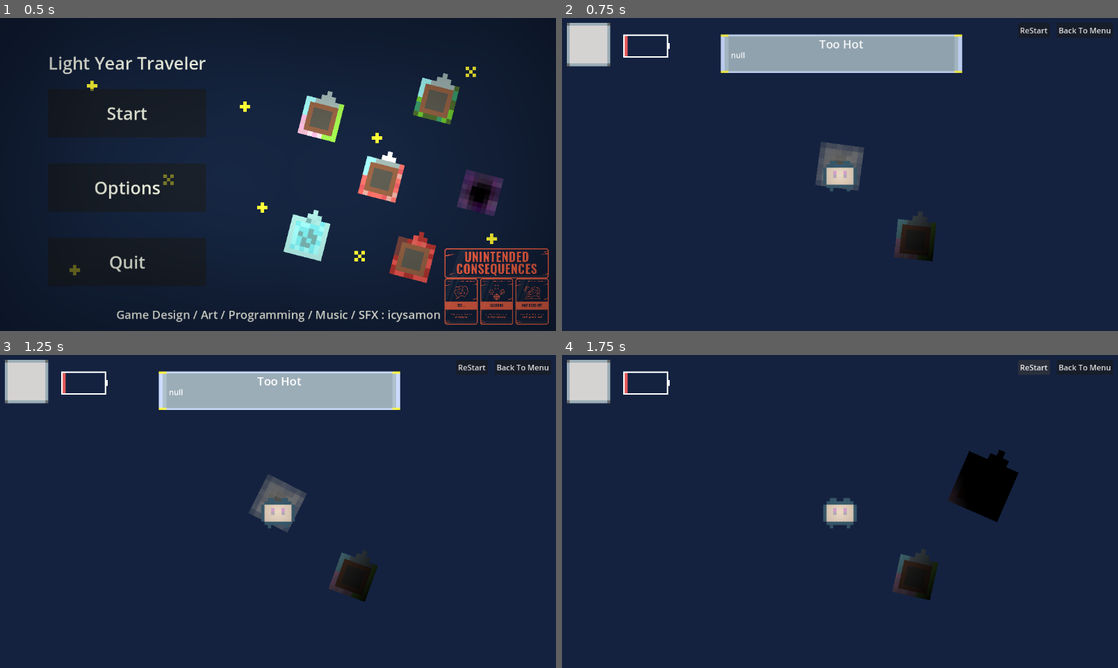
Above: before the commit, frames 1-4 (two rows, left to right).
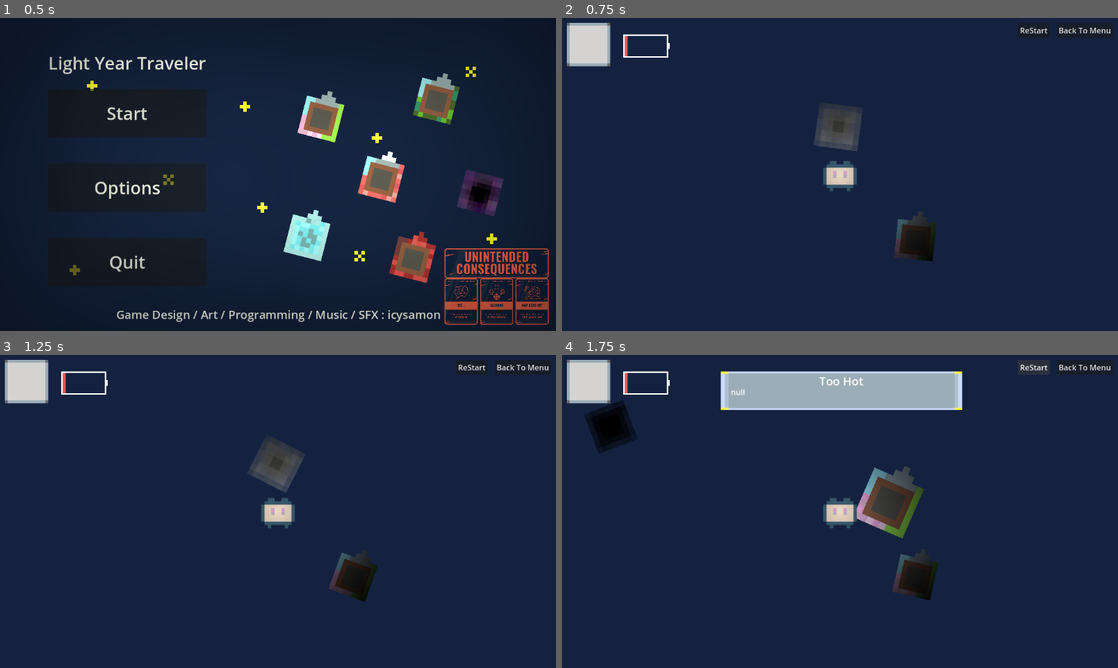
Above: after the commit, the same moments.

Repository: icysamon/LightYearsTraveler
Game: Godot game, scene res://scene/main/menu.tscn
Same seed, same stepped clock (60 frames per second), same inputs: the game is played once before the commit and once after it. The engine's default icon, where the game draws it, is replaced by a stand-in: a white triangle on a blue panel in a dark square.
Inputs:
- Up to frame 1 (0.5 s): no input
- Up to frame 2 (0.75 s): click "Start" at 0.5 s
- Up to frame 3 (1.25 s): no input
- Up to frame 4 (1.75 s): click "ReStart" at 1.25 s

Frame 1 is identical in both runs. In frame 2, 6.9% of the frame differs, in the area x 28-72%, y 5-56%; in frame 3, 6.8%; in frame 4, 9.9%, in the area x 4-83%, y 5-59%.

Commit message:
feat: timer clock

Diff:
--- a/scene/child/planet.tscn
+++ b/scene/child/planet.tscn
@@ -1,16 +1,56 @@
-[gd_scene load_steps=8 format=3 uid="uid://b5lv76xyyp2au"]
+[gd_scene load_steps=17 format=3 uid="uid://b5lv76xyyp2au"]
 
 [ext_resource type="Script" path="res://scripts/planet.gd" id="1_qtws5"]
 [ext_resource type="Texture2D" uid="uid://cw1tqknepharf" path="res://assets/planet/spring.png" id="2_mf7uw"]
 [ext_resource type="Resource" uid="uid://bug7l5esswclg" path="res://resource/event/beautiful_spring.tres" id="2_ufkd7"]
 [ext_resource type="Resource" uid="uid://dk1yx7u7812n8" path="res://resource/event/too_hot.tres" id="3_7epvx"]
 [ext_resource type="Script" path="res://scripts/area/planet_area.gd" id="3_vqtv6"]
+[ext_resource type="Texture2D" uid="uid://blita5qvktvuh" path="res://assets/clock/clock1.png" id="6_ovq37"]
+[ext_resource type="Texture2D" uid="uid://vebkpcaagp2n" path="res://assets/clock/clock2.png" id="7_32wvt"]
+[ext_resource type="Texture2D" uid="uid://cvrryebjhv0cn" path="res://assets/clock/clock3.png" id="8_87tvg"]
+[ext_resource type="Texture2D" uid="uid://dnbj4xhvugywq" path="res://assets/clock/clock4.png" id="9_wpw5t"]
+[ext_resource type="Texture2D" uid="uid://cnl7opvfkhx0k" path="res://assets/clock/clock5.png" id="10_3sde6"]
+[ext_resource type="Texture2D" uid="uid://cc2uufw4wtft1" path="res://assets/clock/clock6.png" id="11_5jnrq"]
+[ext_resource type="Texture2D" uid="uid://bkwx0p4hjuwtn" path="res://assets/clock/clock7.png" id="12_2wl2r"]
+[ext_resource type="Texture2D" uid="uid://pvud4pow8b8y" path="res://assets/clock/clock8.png" id="13_piocj"]
 
 [sub_resource type="RectangleShape2D" id="RectangleShape2D_y4js5"]
 size = Vector2(8, 8)
 
 [sub_resource type="OccluderPolygon2D" id="OccluderPolygon2D_a0wof"]
 polygon = PackedVector2Array(-20, -19, 19, -19, 19, 21, -20, 21)
+
+[sub_resource type="SpriteFrames" id="SpriteFrames_qec6h"]
+animations = [{
+"frames": [{
+"duration": 1.0,
+"texture": ExtResource("6_ovq37")
+}, {
+"duration": 1.0,
+"texture": ExtResource("7_32wvt")
+}, {
+"duration": 1.0,
+"texture": ExtResource("8_87tvg")
+}, {
+"duration": 1.0,
+"texture": ExtResource("9_wpw5t")
+}, {
+"duration": 1.0,
+"texture": ExtResource("10_3sde6")
+}, {
+"duration": 1.0,
+"texture": ExtResource("11_5jnrq")
+}, {
+"duration": 1.0,
+"texture": ExtResource("12_2wl2r")
+}, {
+"duration": 1.0,
+"texture": ExtResource("13_piocj")
+}],
+"loop": true,
+"name": &"default",
+"speed": 5.0
+}]
 
 [node name="Planet" type="Node2D"]
 z_index = -10
@@ -34,8 +74,20 @@
 scale = Vector2(0.1, 0.1)
 occluder = SubResource("OccluderPolygon2D_a0wof")
 
+[node name="AnimatedSprite2D" type="AnimatedSprite2D" parent="."]
+visible = false
+position = Vector2(0, -68)
+scale = Vector2(4, 4)
+sprite_frames = SubResource("SpriteFrames_qec6h")
+frame_progress = 0.347378
+
 [node name="Timer" type="Timer" parent="."]
 wait_time = 5.0
+autostart = true
+
+[node name="TimerClock" type="Timer" parent="."]
+wait_time = 3.0
+one_shot = true
 autostart = true
 
 [node name="TimerStamina" type="Timer" parent="."]
@@ -46,4 +98,5 @@
 [connection signal="mouse_entered" from="Sprite2D/Area2D" to="." method="_on_mouse_entered"]
 [connection signal="mouse_exited" from="Sprite2D/Area2D" to="." method="_on_mouse_exited"]
 [connection signal="timeout" from="Timer" to="." method="_on_timer_timeout"]
+[connection signal="timeout" from="TimerClock" to="." method="_on_timer_clock_timeout"]
 [connection signal="timeout" from="TimerStamina" to="." method="_on_timer_stamina_timeout"]
--- a/scripts/global.gd
+++ b/scripts/global.gd
@@ -8,7 +8,7 @@
 
 const PLANET_QUANTITY = 100
 const DISTANCE_MAX : int = 10000
-const R_INCREMENT : int = 500
+const R_INCREMENT : int = 300
 
 var creation_radius : int = 0
 var target : Vector2 = Vector2.ZERO
--- a/scripts/planet.gd
+++ b/scripts/planet.gd
@@ -150,6 +150,12 @@
 
 
 func _on_timer_timeout():
+	# clock
+	$AnimatedSprite2D.visible = false
+	if not default_planet:
+		$TimerClock.start()
+
+
 	# random change planet type
 	if !default_planet:
 		match planet_type:
@@ -233,3 +239,10 @@
 		get_player = false
 		flag_tip = false
 	pass
+
+
+func _on_timer_clock_timeout():
+	if not default_planet:
+		$AnimatedSprite2D.visible = true
+		$AnimatedSprite2D.play()
+	pass # Replace with function body.
Binary file changed: assets/clock/clock.aseprite
Binary file added: assets/clock/clock1.png
Not shown, added: assets/clock/clock1.png.import
Binary file added: assets/clock/clock2.png
Not shown, added: assets/clock/clock2.png.import
Binary file added: assets/clock/clock3.png
Not shown, added: assets/clock/clock3.png.import
Binary file added: assets/clock/clock4.png
Not shown, added: assets/clock/clock4.png.import
Binary file added: assets/clock/clock5.png
Not shown, added: assets/clock/clock5.png.import
Binary file added: assets/clock/clock6.png
(and 5 more such lines)
